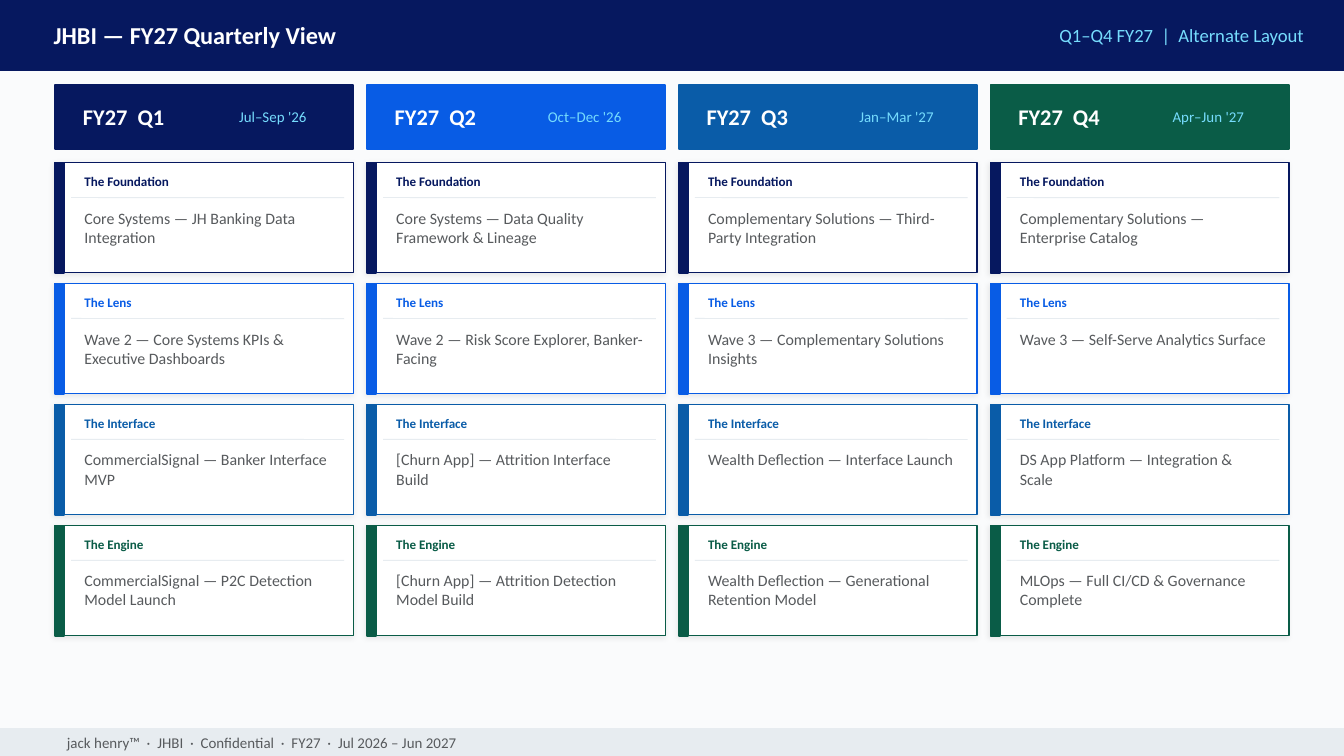
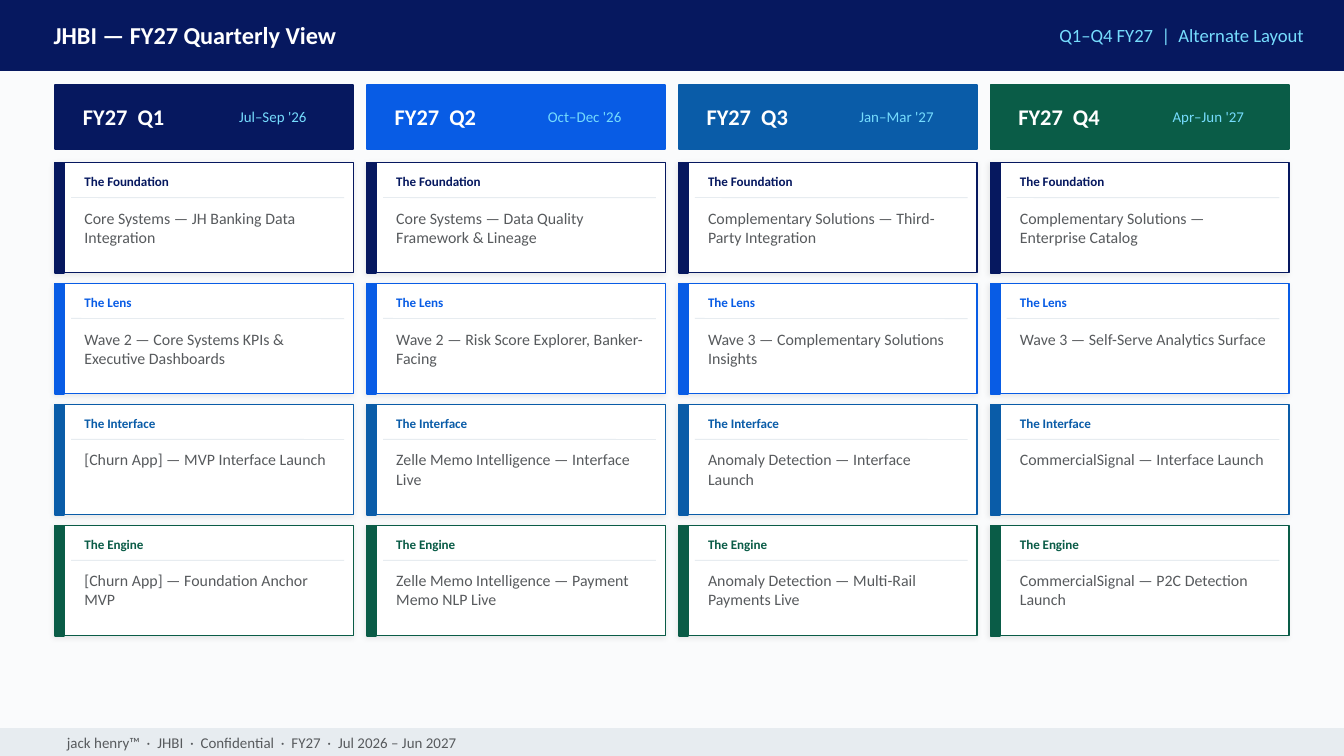
Before and after one commit to MonkeyWrenchGang/jhai_presentations, a slide deck: slide 9 of jhbi-roadmap-2026.pptx. Drawn at 1344x756 pixels with LibreOffice and Linux fonts; fonts in the diff are those of the drawing. Boxes give left, top, right and bottom in pixels: in the first picture for what was removed or moved away, otherwise in the second. Text is boxed around its words. In the diff, an @@ line names an element or a change of style, - is before the commit and + after.

```diff
--- a/jhbi-roadmap-2026.pptx
+++ b/jhbi-roadmap-2026.pptx
@@ text at (x1=84, y1=453, x2=326, y2=468): text changed @@
-CommercialSignal — Banker Interface MVP
+[Churn App] — MVP Interface Launch
@@ text at (x1=396, y1=454, x2=630, y2=485): text changed @@
-[Churn App] — Attrition Interface Build
+Zelle Memo Intelligence — Interface Live
@@ text at (x1=708, y1=454, x2=911, y2=485): text changed @@
-Wealth Deflection — Interface Launch
+Anomaly Detection — Interface Launch
@@ text at (x1=1020, y1=454, x2=1264, y2=468): text changed @@
-DS App Platform — Integration & Scale
+CommercialSignal — Interface Launch
@@ text at (x1=84, y1=574, x2=307, y2=605): text changed @@
-CommercialSignal — P2C Detection Model Launch
+[Churn App] — Foundation Anchor MVP
@@ text at (x1=396, y1=575, x2=629, y2=605): text changed @@
-[Churn App] — Attrition Detection Model Build
+Zelle Memo Intelligence — Payment Memo NLP Live
@@ text at (x1=708, y1=575, x2=916, y2=608): text changed @@
-Wealth Deflection — Generational Retention Model
+Anomaly Detection — Multi-Rail Payments Live
@@ text at (x1=1020, y1=575, x2=1248, y2=605): text changed @@
-MLOps — Full CI/CD & Governance Complete
+CommercialSignal — P2C Detection Launch
```
Also in this commit, not shown: 2 other slides changed.
